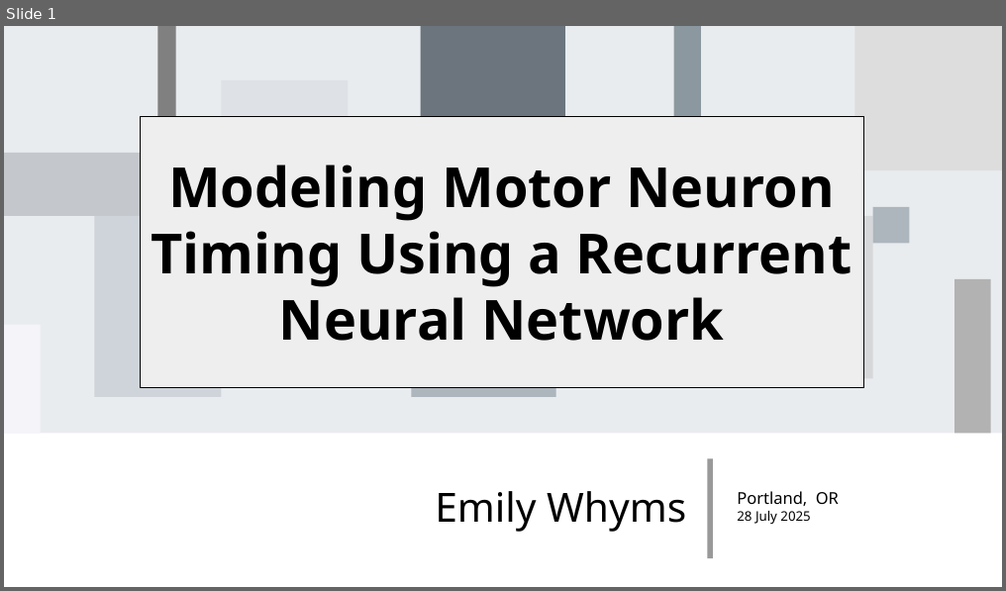
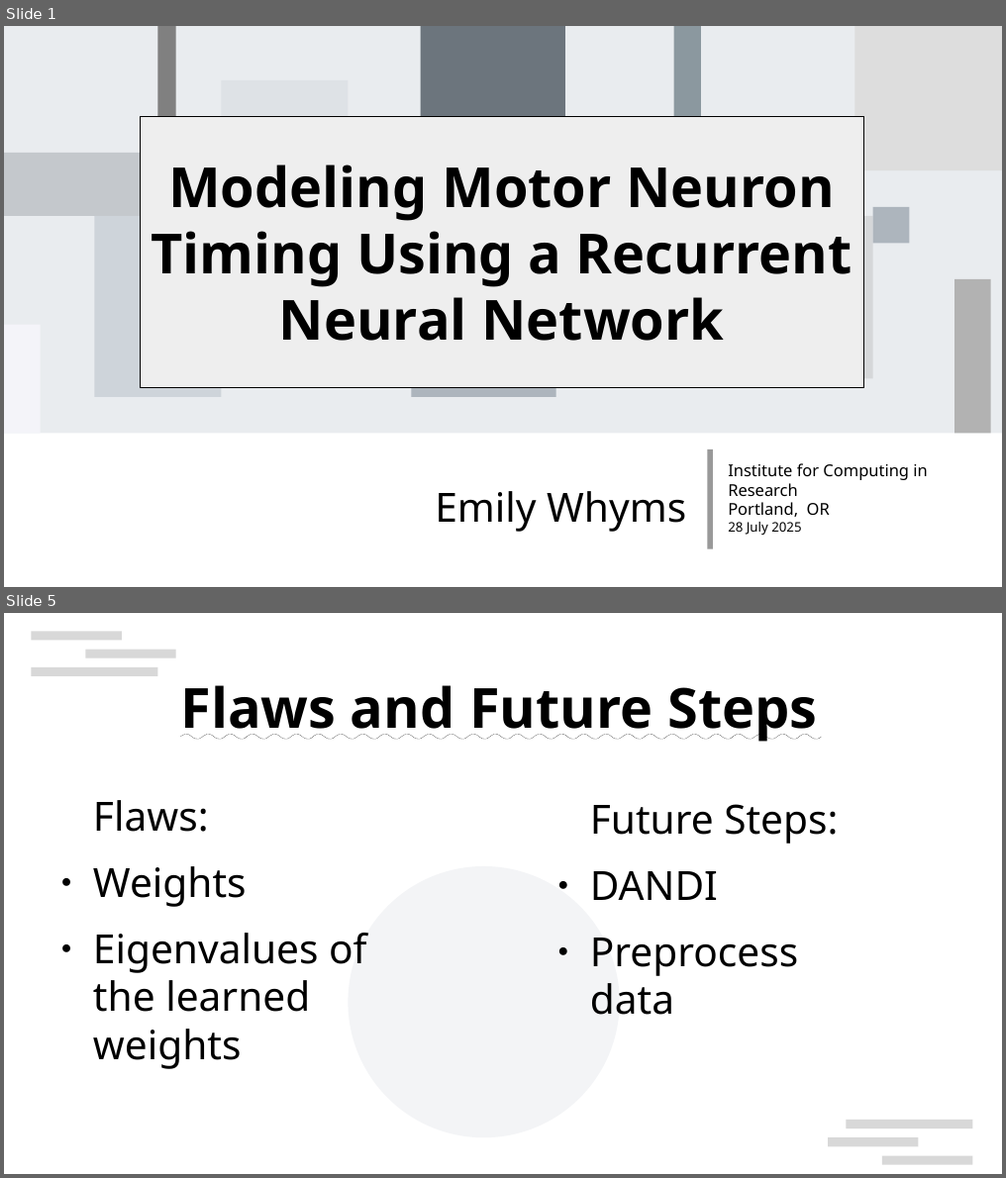
Before and after one commit to ItsAMeMario8/MotorTimingRNN, a slide deck: Modeling_RNN_Motor_Timing.odp. Shown one above the other, each under a label of ours: slide 1 before the commit, slides 1 and 5 after it; the slides between them are not shown. The pictures are 1006x591 and 1006x1178 pixels, drawn with LibreOffice and Linux fonts; fonts in the diff are those of the drawing; background and template pictures are left out. Boxes give left, top, right and bottom in pixels: in the first picture for what was removed or moved away, otherwise in the second. Text is boxed around its words. In the diff, an @@ line names an element or a change of style, - is before the commit and + after.

```diff
--- a/Modeling_RNN_Motor_Timing.odp
+++ b/Modeling_RNN_Motor_Timing.odp
@@ slide 5 added at (4,613,1002,1174), background #FFFFFF @@
@@ rectangle added at (31,631,122,640), fill #CCCCCC at 75% opacity @@
@@ rectangle added at (31,667,157,676), fill #CCCCCC at 75% opacity @@
@@ rectangle added at (85,650,176,659), fill #CCCCCC at 75% opacity @@
@@ title added at (180,685,817,742), 44 pt, text #000000, bold, underline @@
+Flaws and Future Steps
@@ text added at (93,800,367,1069), 32 pt, text #000000 @@
+Flaws:
+● Weights
+● Eigenvalues of the learned weights
@@ text added at (590,804,838,1015), 32 pt, text #000000 @@
+Future Steps:
+● DANDI
+● Preprocess data
@@ ellipse added at (349,866,620,1139), fill #8D99AE at 10% opacity @@
@@ rectangle added at (828,1139,919,1148), fill #CCCCCC at 75% opacity @@
@@ rectangle added at (846,1120,973,1129), fill #CCCCCC at 75% opacity @@
@@ rectangle added at (882,1157,973,1165), fill #CCCCCC at 75% opacity @@
@@ slide 1 changed as well @@
@@ line moved from (710, 460) - (710, 560) to (710, 450) - (710, 550) @@
@@ text "Institute for Computing in Research": place and size @@
-text "Institute for Computing in Research" at (737,491,839,524)
+text "Institute for Computing in Research" at (728,464,927,535)
@@ text at (728,464,927,496): paragraph added @@
+Institute for Computing in Research
```
Also in this commit, not shown: 3 other slides added, 1 slide removed, 2 other files.
